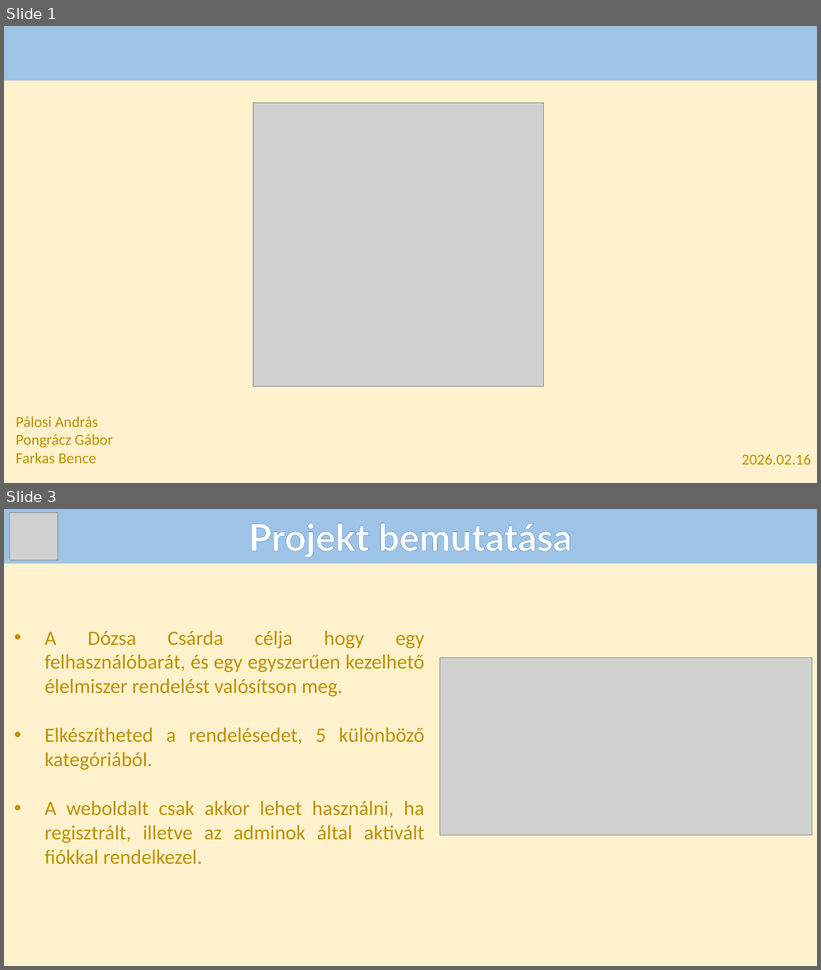
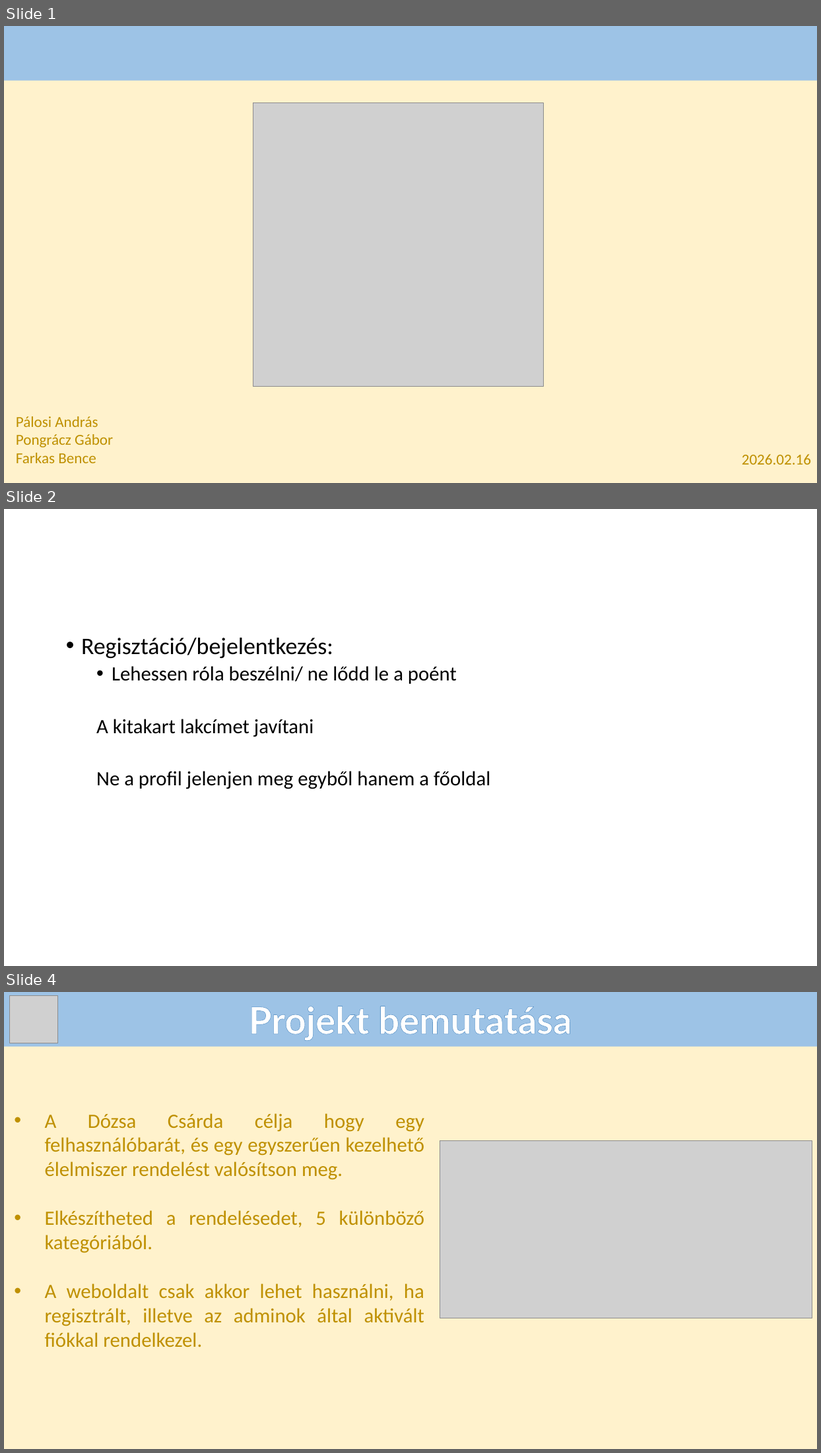
Before and after one commit to Andras-12c/Dozsa-Csarda, a slide deck: DózsaCsárda_PA_FB_PG.pptx. Shown one above the other, each under a label of ours: slides 1 and 3 before the commit, slides 1, 2 and 4 after it; the slides between them are not shown. The pictures are 821x970 and 821x1453 pixels, drawn with LibreOffice and Linux fonts; fonts in the diff are those of the drawing; grey boxes stand for pictures. Boxes give left, top, right and bottom in pixels: in the first picture for what was removed or moved away, otherwise in the second. Text is boxed around its words. In the diff, an @@ line names an element or a change of style, - is before the commit and + after.

```diff
--- a/DózsaCsárda_PA_FB_PG.pptx
+++ b/DózsaCsárda_PA_FB_PG.pptx
@@ slide 2 added at (4, 509, 817, 966), background #FFFFFF @@
@@ text added at (81, 638, 490, 789), 24 pt, text #000000 @@
+• Regisztáció/bejelentkezés:
+  • Lehessen róla beszélni/ ne lődd le a poént
+  A kitakart lakcímet javítani
+  Ne a profil jelenjen meg egyből hanem a főoldal
@@ what was slide 3 is now slide 4 @@
```
Also in this commit, not shown: 1 slide changed.
